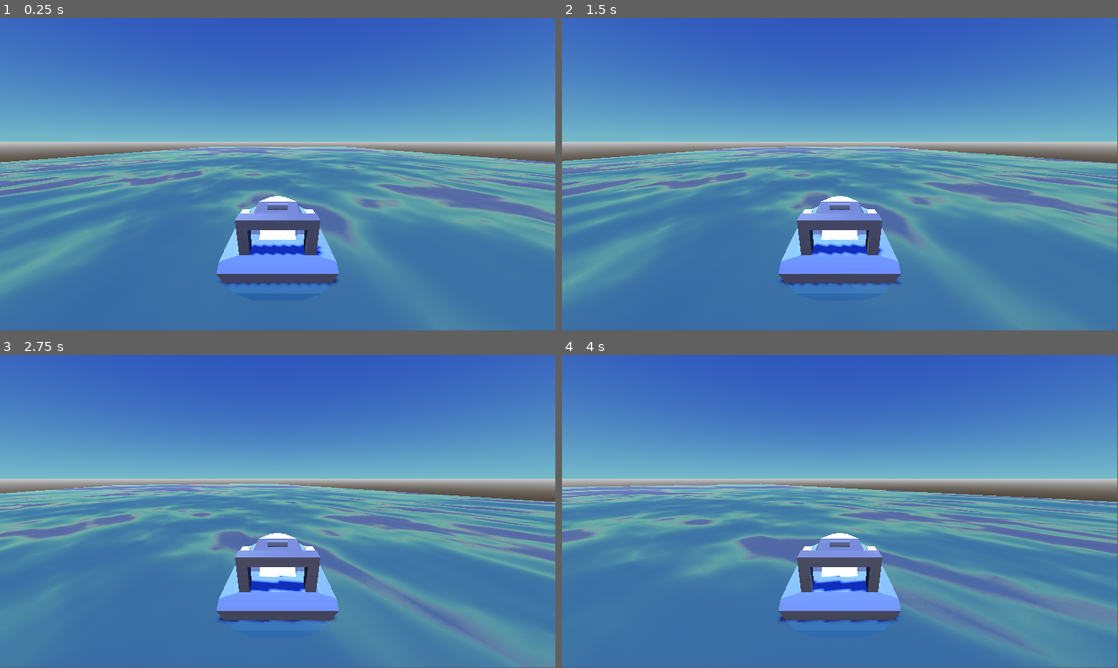
Above: before the commit, frames 1-4 (two rows, left to right).
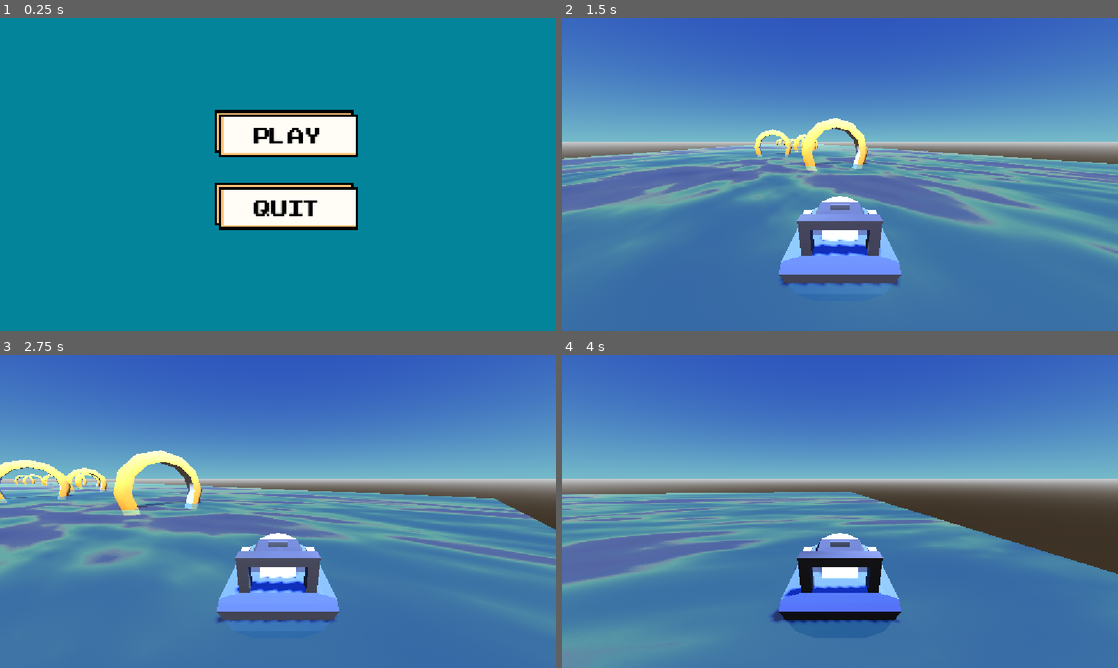
Above: after the commit, the same moments.

Repository: moaazkamel/Seaward
Game: Godot game, scene res://scenes/main_menu.tscn
Two runs of this game, one before a commit and one after it. Both use one fixed random seed, a clock stepped at 60 frames per second and the inputs below. Before the commit the project starts from res://scenes/level_1.tscn.
Inputs (mouse positions are in pixels of both pictures, inside the frame that each line leads up to):
- Up to frame 1 (0.25 s): no input
- Up to frame 2 (1.5 s): click (845, 155) at 0.52 s; tap Enter at 1.25 s; move the mouse to (962, 158) at 1.27 s; hold Right (ui_right) from 1.28 s (still down); tap Alt at 1.35 s; click (962, 158) at 1.42 s
- Up to frame 3 (2.75 s): release Right (ui_right) at 2 s; drag from (166, 527) to (250, 574) at 2.02 s
- Up to frame 4 (4 s): tap Space at 2.75 s; move the mouse to (895, 442) at 2.77 s; hold Right (ui_right) 2.78-3.5 s; tap Alt at 2.85 s; drag from (812, 574) to (673, 464) at 3.52 s
In our replay, the window is 799x449 before the commit and 800x450 after it. These sizes can differ from the game's own. Grey fills any space a smaller window leaves; there, only what the larger window draws over its background counts as a difference.

The runs differ from the first frame. In frame 1, 100% of the frame differs, in the area x 0-100%, y 0-100%; in frame 2, 17%; in frame 3, 20%; in frame 4, 27%.

Commit message:
making the gates. making the finial gate. making the main menu. coding the gates and the main menu.

Diff:
--- a/project.godot
+++ b/project.godot
@@ -11,9 +11,14 @@
 [application]
 
 config/name="Seaward"
-run/main_scene="uid://dd7bl4hld3bjj"
+run/main_scene="uid://dj0wbgivta50y"
 config/features=PackedStringArray("4.6", "GL Compatibility")
 config/icon="res://icon.svg"
+
+[display]
+
+window/size/mode=4
+window/stretch/mode="canvas_items"
 
 [editor_plugins]
 
--- a/scenes/level_1.tscn
+++ b/scenes/level_1.tscn
@@ -1,6 +1,9 @@
 [gd_scene format=3 uid="uid://dd7bl4hld3bjj"]
 
+[ext_resource type="Script" uid="uid://dewdqoh80g3aw" path="res://scripts/level_1.gd" id="1_5xbjy"]
 [ext_resource type="PackedScene" uid="uid://lomxccquhq4k" path="res://scenes/player.tscn" id="1_014kd"]
+[ext_resource type="PackedScene" uid="uid://dlfjjdd3fyxng" path="res://Models/GLB format/gate.glb" id="2_bswci"]
+[ext_resource type="PackedScene" uid="uid://bbtqgwicdmgp5" path="res://Models/GLB format/gate-finish.glb" id="3_rus8k"]
 
 [sub_resource type="ProceduralSkyMaterial" id="ProceduralSkyMaterial_014kd"]
 sky_top_color = Color(0.1429359, 0.24441573, 0.6005751, 1)
@@ -37,7 +40,11 @@
 [sub_resource type="BoxMesh" id="BoxMesh_4nkto"]
 material = SubResource("StandardMaterial3D_fcfvj")
 
+[sub_resource type="BoxShape3D" id="BoxShape3D_rus8k"]
+size = Vector3(6.194092, 4.666504, 1.1071777)
+
 [node name="Level-1" type="Node3D" unique_id=1029657183]
+script = ExtResource("1_5xbjy")
 
 [node name="WorldEnvironment" type="WorldEnvironment" parent="." unique_id=611392562]
 environment = SubResource("Environment_5xbjy")
@@ -47,7 +54,121 @@
 shadow_enabled = true
 
 [node name="MeshInstance3D" type="MeshInstance3D" parent="." unique_id=1202041068]
-transform = Transform3D(-57.213776, 0, 1.4400719e-05, 0, 0.839, 0, -5.001787e-06, 0, -164.72504, 0, 0, 0)
+transform = Transform3D(-58.550175, 0, 1.7990564e-05, 0, 0.85859734, 0, -5.118619e-06, 0, -205.78809, 0, 0, 25.845413)
 mesh = SubResource("BoxMesh_4nkto")
 
 [node name="Player" parent="." unique_id=1282190994 instance=ExtResource("1_014kd")]
+transform = Transform3D(1, 0, 0, 0, 1, 0, 0, 0, 1, 0, 0, -70.961075)
+
+[node name="Gates" type="Node" parent="." unique_id=1106119168]
+
+[node name="Gate" type="Area3D" parent="Gates" unique_id=606081745]
+transform = Transform3D(1, 0, 0, 0, 1, 0, 0, 0, 1, -2.5782404, 0, -61.580086)
+
+[node name="gate2" parent="Gates/Gate" unique_id=388256741 instance=ExtResource("2_bswci")]
+transform = Transform3D(1, 0, 0, 0, 1, 0, 0, 0, 1, -0.5405488, 0, 5.1193066)
+
+[node name="CollisionShape3D" type="CollisionShape3D" parent="Gates/Gate" unique_id=2143829377]
+transform = Transform3D(1, 0, 0, 0, 1, 0, 0, 0, 1, -0.54016113, 2.3287022, 5.112689)
+shape = SubResource("BoxShape3D_rus8k")
+
+[node name="Gate2" type="Area3D" parent="Gates" unique_id=566143267]
+transform = Transform3D(1, 0, 0, 0, 1, 0, 0, 0, 1, 4.2756166, 0, -42.483948)
+
+[node name="gate2" parent="Gates/Gate2" unique_id=1315252116 instance=ExtResource("2_bswci")]
+transform = Transform3D(1, 0, 0, 0, 1, 0, 0, 0, 1, -0.5405488, 0, 5.1193066)
+
+[node name="CollisionShape3D" type="CollisionShape3D" parent="Gates/Gate2" unique_id=1583311209]
+transform = Transform3D(1, 0, 0, 0, 1, 0, 0, 0, 1, -0.54016113, 2.3287022, 5.112689)
+shape = SubResource("BoxShape3D_rus8k")
+
+[node name="Gate3" type="Area3D" parent="Gates" unique_id=576804405]
+transform = Transform3D(1, 0, 0, 0, 1, 0, 0, 0, 1, -2.506033, 0, -23.414165)
+
+[node name="gate2" parent="Gates/Gate3" unique_id=1053881731 instance=ExtResource("2_bswci")]
+transform = Transform3D(1, 0, 0, 0, 1, 0, 0, 0, 1, -0.5405488, 0, 5.1193066)
+
+[node name="CollisionShape3D" type="CollisionShape3D" parent="Gates/Gate3" unique_id=1781862074]
+transform = Transform3D(1, 0, 0, 0, 1, 0, 0, 0, 1, -0.54016113, 2.3287022, 5.112689)
+shape = SubResource("BoxShape3D_rus8k")
+
+[node name="Gate4" type="Area3D" parent="Gates" unique_id=1596527261]
+transform = Transform3D(1, 0, 0, 0, 1, 0, 0, 0, 1, -5.5070915, 0, -5.574684)
+
+[node name="gate2" parent="Gates/Gate4" unique_id=1710637024 instance=ExtResource("2_bswci")]
+transform = Transform3D(1, 0, 0, 0, 1, 0, 0, 0, 1, -0.5405488, 0, 5.1193066)
+
+[node name="CollisionShape3D" type="CollisionShape3D" parent="Gates/Gate4" unique_id=1625869255]
+transform = Transform3D(1, 0, 0, 0, 1, 0, 0, 0, 1, -0.54016113, 2.3287022, 5.112689)
+shape = SubResource("BoxShape3D_rus8k")
+
+[node name="Gate5" type="Area3D" parent="Gates" unique_id=293885610]
+transform = Transform3D(1, 0, 0, 0, 1, 0, 0, 0, 1, -6.648917, 0, 10.797636)
+
+[node name="gate2" parent="Gates/Gate5" unique_id=1671022071 instance=ExtResource("2_bswci")]
+transform = Transform3D(1, 0, 0, 0, 1, 0, 0, 0, 1, -0.5405488, 0, 5.1193066)
+
+[node name="CollisionShape3D" type="CollisionShape3D" parent="Gates/Gate5" unique_id=637718882]
+transform = Transform3D(1, 0, 0, 0, 1, 0, 0, 0, 1, -0.54016113, 2.3287022, 5.112689)
+shape = SubResource("BoxShape3D_rus8k")
+
+[node name="Gate6" type="Area3D" parent="Gates" unique_id=1164451250]
+transform = Transform3D(1, 0, 0, 0, 1, 0, 0, 0, 1, -5.029064, 0, 26.01038)
+
+[node name="gate2" parent="Gates/Gate6" unique_id=1612621022 instance=ExtResource("2_bswci")]
+transform = Transform3D(1, 0, 0, 0, 1, 0, 0, 0, 1, -0.5405488, 0, 5.1193066)
+
+[node name="CollisionShape3D" type="CollisionShape3D" parent="Gates/Gate6" unique_id=1805137514]
+transform = Transform3D(1, 0, 0, 0, 1, 0, 0, 0, 1, -0.54016113, 2.3287022, 5.112689)
+shape = SubResource("BoxShape3D_rus8k")
+
+[node name="Gate7" type="Area3D" parent="Gates" unique_id=1792662052]
+transform = Transform3D(1, 0, 0, 0, 1, 0, 0, 0, 1, -0.20384407, 0, 41.68571)
+
+[node name="gate2" parent="Gates/Gate7" unique_id=1743637408 instance=ExtResource("2_bswci")]
+transform = Transform3D(1, 0, 0, 0, 1, 0, 0, 0, 1, -0.5405488, 0, 5.1193066)
+
+[node name="CollisionShape3D" type="CollisionShape3D" parent="Gates/Gate7" unique_id=2075482853]
+transform = Transform3D(1, 0, 0, 0, 1, 0, 0, 0, 1, -0.54016113, 2.3287022, 5.112689)
+shape = SubResource("BoxShape3D_rus8k")
+
+[node name="Gate8" type="Area3D" parent="Gates" unique_id=1108015536]
+transform = Transform3D(1, 0, 0, 0, 1, 0, 0, 0, 1, 4.9710217, 0, 57.0657)
+
+[node name="gate2" parent="Gates/Gate8" unique_id=1104850215 instance=ExtResource("2_bswci")]
+transform = Transform3D(1, 0, 0, 0, 1, 0, 0, 0, 1, -0.5405488, 0, 5.1193066)
+
+[node name="CollisionShape3D" type="CollisionShape3D" parent="Gates/Gate8" unique_id=1820895696]
+transform = Transform3D(1, 0, 0, 0, 1, 0, 0, 0, 1, -0.54016113, 2.3287022, 5.112689)
+shape = SubResource("BoxShape3D_rus8k")
+
+[node name="Gate9" type="Area3D" parent="Gates" unique_id=1478316928]
+transform = Transform3D(1, 0, 0, 0, 1, 0, 0, 0, 1, 7.8727264, 0, 73.87531)
+
+[node name="gate2" parent="Gates/Gate9" unique_id=1156317373 instance=ExtResource("2_bswci")]
+transform = Transform3D(1, 0, 0, 0, 1, 0, 0, 0, 1, -0.5405488, 0, 5.1193066)
+
+[node name="CollisionShape3D" type="CollisionShape3D" parent="Gates/Gate9" unique_id=365068376]
+transform = Transform3D(1, 0, 0, 0, 1, 0, 0, 0, 1, -0.54016113, 2.3287022, 5.112689)
+shape = SubResource("BoxShape3D_rus8k")
+
+[node name="finall gate" type="Area3D" parent="Gates" unique_id=297486023]
+transform = Transform3D(1, 0, 0, 0, 1, 0, 0, 0, 1, -1.7448511, 0, 100.93437)
+
+[node name="CollisionShape3D" type="CollisionShape3D" parent="Gates/finall gate" unique_id=189871544]
+transform = Transform3D(1, 0, 0, 0, 1, 0, 0, 0, 1, -0.54016113, 2.3287022, 5.112689)
+shape = SubResource("BoxShape3D_rus8k")
+
+[node name="gate-finish2" parent="Gates/finall gate" unique_id=1876133666 instance=ExtResource("3_rus8k")]
+transform = Transform3D(1, 0, 0, 0, 1, 0, 0, 0, 1, -0.5405488, 0, 5.1193085)
+
+[connection signal="body_entered" from="Gates/Gate" to="." method="_on_gate_body_entered"]
+[connection signal="body_entered" from="Gates/Gate2" to="." method="_on_gate_2_body_entered"]
+[connection signal="body_entered" from="Gates/Gate3" to="." method="_on_gate_3_body_entered"]
+[connection signal="body_entered" from="Gates/Gate4" to="." method="_on_gate_4_body_entered"]
+[connection signal="body_entered" from="Gates/Gate5" to="." method="_on_gate_5_body_entered"]
+[connection signal="body_entered" from="Gates/Gate6" to="." method="_on_gate_6_body_entered"]
+[connection signal="body_entered" from="Gates/Gate7" to="." method="_on_gate_7_body_entered"]
+[connection signal="body_entered" from="Gates/Gate8" to="." method="_on_gate_8_body_entered"]
+[connection signal="body_entered" from="Gates/Gate9" to="." method="_on_gate_9_body_entered"]
+[connection signal="body_entered" from="Gates/finall gate" to="." method="_on_finall_gate_body_entered"]
--- /dev/null
+++ b/scenes/level_2.tscn
@@ -0,0 +1,3 @@
+[gd_scene format=3 uid="uid://dsryfbaiw6es8"]
+
+[node name="Level_2" type="Node3D" unique_id=683628357]
--- /dev/null
+++ b/scenes/main_menu.tscn
@@ -0,0 +1,60 @@
+[gd_scene format=3 uid="uid://dj0wbgivta50y"]
+
+[ext_resource type="Script" uid="uid://by124pfgv6k0l" path="res://scripts/main_menu.gd" id="1_bqqt6"]
+[ext_resource type="Texture2D" uid="uid://qxb6wydswyl7" path="res://01_Flat_Theme/Sprites/UI_Flat_Banner04a.png" id="2_wu84c"]
+[ext_resource type="FontFile" uid="uid://iwaxegao0f83" path="res://Models/ARCADECLASSIC.TTF" id="3_8ln24"]
+
+[node name="Main_Menu" type="Node2D" unique_id=1530608223]
+script = ExtResource("1_bqqt6")
+
+[node name="ColorRect" type="ColorRect" parent="." unique_id=1381760136]
+offset_left = -120.999985
+offset_top = -76.00001
+offset_right = -80.999985
+offset_bottom = -36.000008
+scale = Vector2(35.814205, 20.639997)
+color = Color(0.015686275, 0.5176471, 0.6039216, 1)
+
+[node name="TextureButton" type="TextureButton" parent="." unique_id=1473905602]
+texture_filter = 1
+offset_left = 445.0
+offset_top = 191.0
+offset_right = 509.00003
+offset_bottom = 231.0
+scale = Vector2(4.639995, 4.8800006)
+size_flags_horizontal = 4
+size_flags_vertical = 4
+texture_normal = ExtResource("2_wu84c")
+metadata/_edit_use_anchors_ = true
+
+[node name="TextureButton2" type="TextureButton" parent="." unique_id=2062542177]
+texture_filter = 1
+offset_left = 445.0
+offset_top = 341.0
+offset_right = 509.00003
+offset_bottom = 381.0
+scale = Vector2(4.639995, 4.8800006)
+texture_normal = ExtResource("2_wu84c")
+
+[node name="Label" type="Label" parent="." unique_id=1946095208]
+offset_left = 526.0
+offset_top = 212.0
+offset_right = 667.0
+offset_bottom = 277.0
+theme_override_colors/font_color = Color(0, 0, 0, 1)
+theme_override_fonts/font = ExtResource("3_8ln24")
+theme_override_font_sizes/font_size = 64
+text = "PLAY"
+
+[node name="Label2" type="Label" parent="." unique_id=1354593484]
+offset_left = 526.0
+offset_top = 362.0
+offset_right = 667.0
+offset_bottom = 427.0
+theme_override_colors/font_color = Color(0, 0, 0, 1)
+theme_override_fonts/font = ExtResource("3_8ln24")
+theme_override_font_sizes/font_size = 64
+text = "QUIT"
+
+[connection signal="pressed" from="TextureButton" to="." method="_on_texture_button_pressed"]
+[connection signal="pressed" from="TextureButton2" to="." method="_on_texture_button_2_pressed"]
--- /dev/null
+++ b/scripts/level_1.gd
@@ -0,0 +1,69 @@
+extends Node3D
+
+var count = 0
+
+var finish = false
+
+var pas = false
+
+
+func _process(delta: float) -> void:
+	if finish == true:
+		if count == 9:
+			pas = true
+
+
+	if pas == true:
+		get_tree().change_scene_to_file('res://scenes/level_2.tscn')
+
+
+func _on_gate_body_entered(body: Node3D) -> void:
+	if body.name == 'Player':
+		count += 1
+
+
+
+
+func _on_gate_2_body_entered(body: Node3D) -> void:
+	if body.name == 'Player':
+		count += 1
+
+
+func _on_gate_3_body_entered(body: Node3D) -> void:
+	if body.name == 'Player':
+		count += 1
+
+
+func _on_gate_4_body_entered(body: Node3D) -> void:
+	if body.name == 'Player':
+		count += 1
+
+
+func _on_gate_5_body_entered(body: Node3D) -> void:
+	if body.name == 'Player':
+		count += 1
+
+
+func _on_gate_6_body_entered(body: Node3D) -> void:
+	if body.name == 'Player':
+		count += 1
+
+
+func _on_gate_7_body_entered(body: Node3D) -> void:
+	if body.name == 'Player':
+		count += 1
+
+
+func _on_gate_8_body_entered(body: Node3D) -> void:
+	if body.name == 'Player':
+		count += 1
+
+
+func _on_gate_9_body_entered(body: Node3D) -> void:
+	if body.name == 'Player':
+		count += 1
+
+
+func _on_finall_gate_body_entered(body: Node3D) -> void:
+	if body.name == 'Player':
+		finish = true
--- /dev/null
+++ b/scripts/main_menu.gd
@@ -0,0 +1,8 @@
+extends Node2D
+
+
+func _on_texture_button_pressed() -> void:
+	get_tree().change_scene_to_file('res://scenes/level_1.tscn')
+
+func _on_texture_button_2_pressed() -> void:
+	get_tree().quit()
--- a/scripts/player.gd
+++ b/scripts/player.gd
@@ -2,9 +2,9 @@
 
 
 @export var acceleratrion: float = 10.0
-@export var max_speed: float = 10.0
-@export var turn_speed: float = 0.5
-@export var drag: float = 0.5
+@export var max_speed: float = 40.0
+@export var turn_speed: float = 1.2
+@export var drag: float = 0.2
 
 var Velocity: Vector3 = Vector3.ZERO
 var direction: Vector3 = Vector3.FORWARD
Binary file added: 01_Flat_Theme/Aseprite/UI_Flat.aseprite
Binary file added: 01_Flat_Theme/Aseprite/UI_FlatAnimated.aseprite
Binary file added: 01_Flat_Theme/Sprites/UI_Flat_Banner01a.png
Not shown, added: 01_Flat_Theme/Sprites/UI_Flat_Banner01a.png.import
Binary file added: 01_Flat_Theme/Sprites/UI_Flat_Banner02a.png
Not shown, added: 01_Flat_Theme/Sprites/UI_Flat_Banner02a.png.import
Binary file added: 01_Flat_Theme/Sprites/UI_Flat_Banner03a.png
Not shown, added: 01_Flat_Theme/Sprites/UI_Flat_Banner03a.png.import
Binary file added: 01_Flat_Theme/Sprites/UI_Flat_Banner04a.png
Not shown, added: 01_Flat_Theme/Sprites/UI_Flat_Banner04a.png.import
Binary file added: 01_Flat_Theme/Sprites/UI_Flat_Bar01a.png
Not shown, added: 01_Flat_Theme/Sprites/UI_Flat_Bar01a.png.import
(and 194 more such lines)
